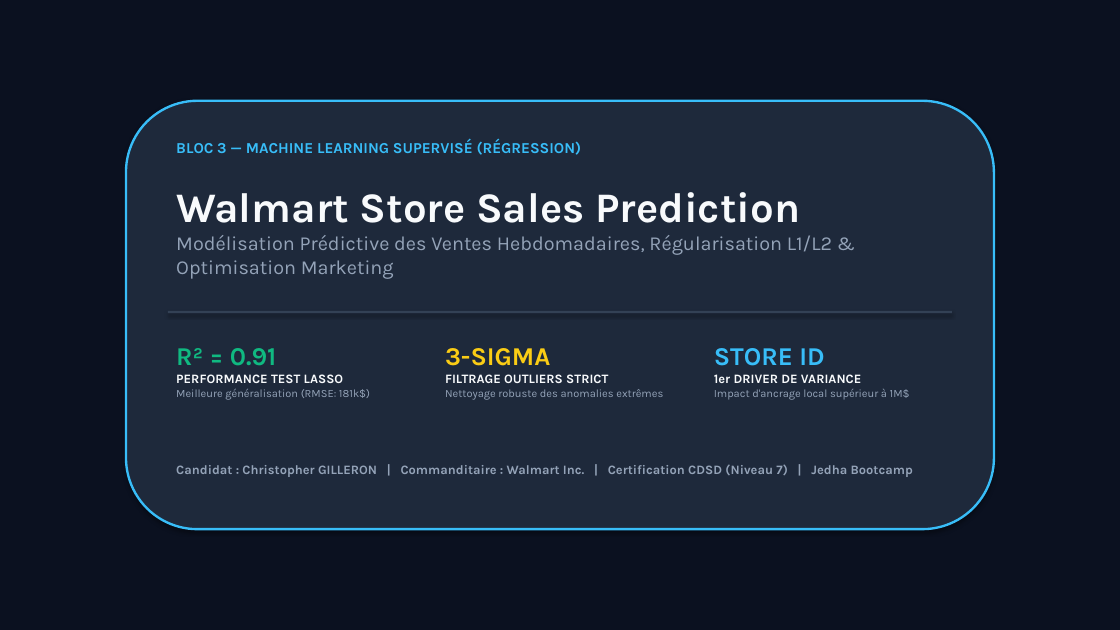
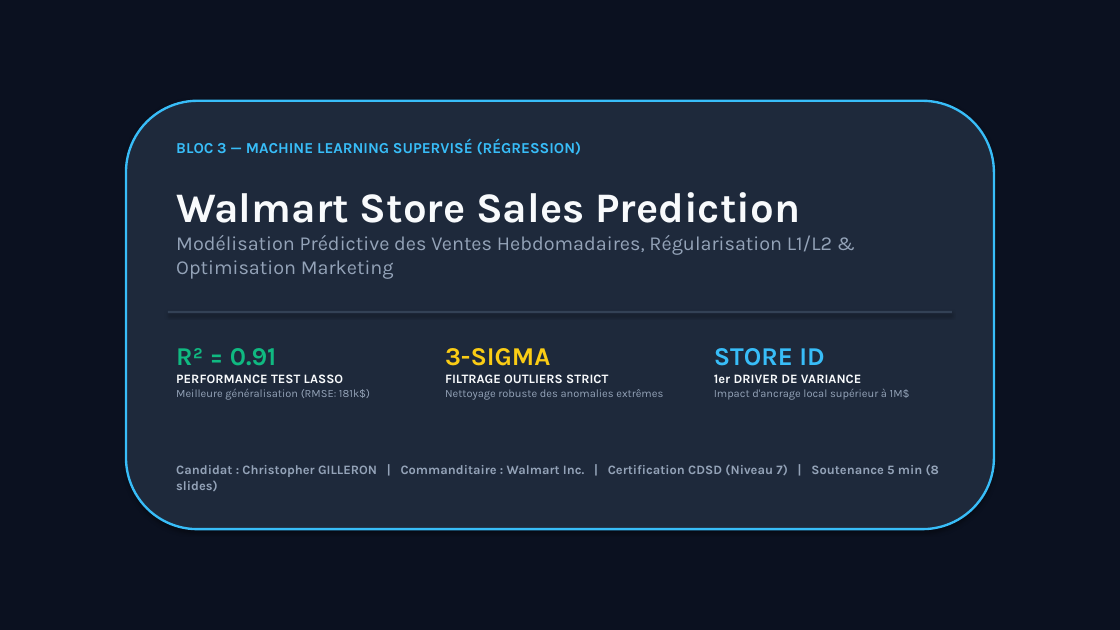
Before and after one commit to Elkristobal59/CERTIFICATION_CDSD, a slide deck: slide 1 of Bloc_3_Machine_Learning/Walmart/Walmart_presentation.pptx. Drawn at 1120x630 pixels with LibreOffice and Linux fonts; fonts in the diff are those of the drawing. Boxes give left, top, right and bottom in pixels: in the first picture for what was removed or moved away, otherwise in the second. Text is boxed around its words. In the diff, an @@ line names an element or a change of style, - is before the commit and + after.

Commit message:
feat(certif): calibrage strict a 8 slides max (format oral 5 min) pour Steam, Walmart et North Face

```diff
--- a/Bloc_3_Machine_Learning/Walmart/Walmart_presentation.pptx
+++ b/Bloc_3_Machine_Learning/Walmart/Walmart_presentation.pptx
@@ text at bbox=[176, 464, 939, 491]: text changed @@
-Candidat : Christopher GILLERON | Commanditaire : Walmart Inc. | Certification CDSD (Niveau 7) | Jedha Bootcamp
+Candidat : Christopher GILLERON | Commanditaire : Walmart Inc. | Certification CDSD (Niveau 7) | Soutenance 5 min (8 slides)
```
Also in this commit, not shown: 4 other slides changed, 3 slides added, 5 slides removed, 2 other files.
